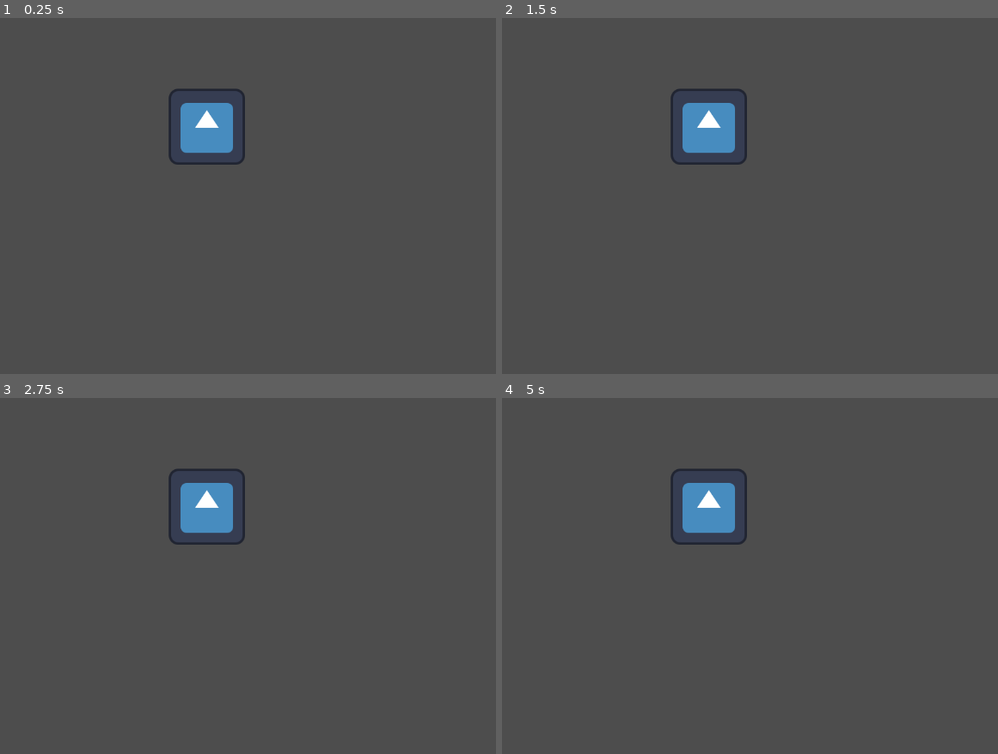
Above: before the commit, frames 1-4 (two rows, left to right).
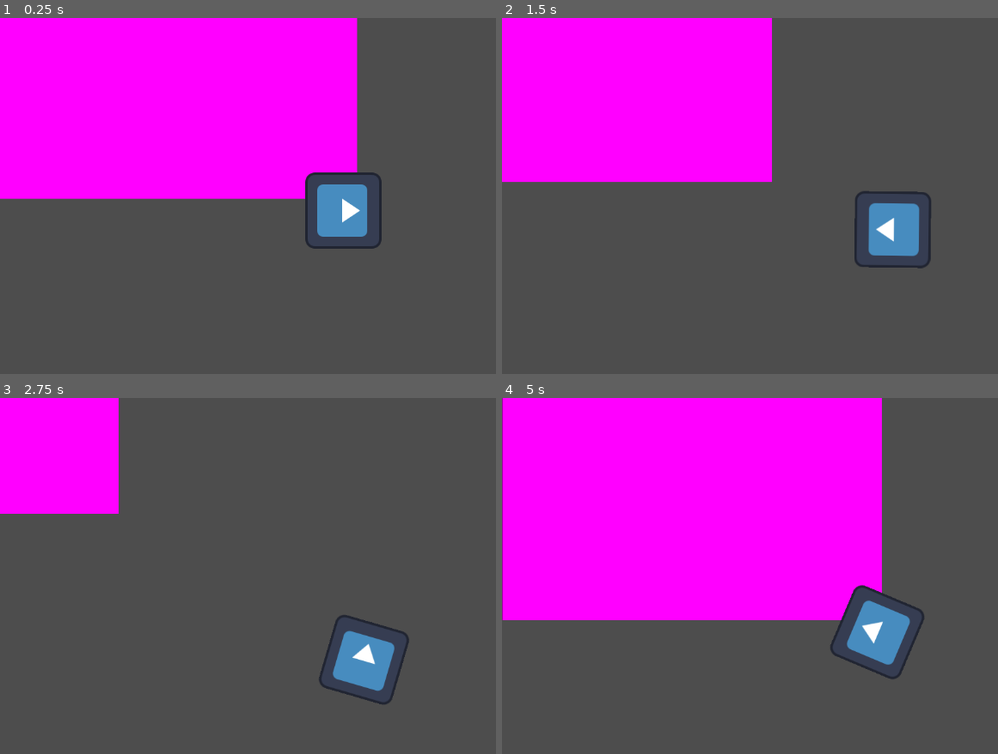
Above: after the commit, the same moments.

Repository: RGonzalezTech/MiniJam183_4Colors
Game: Godot game, scene res://scenes/main.tscn
Same seed, same stepped clock (60 frames per second), same inputs: the game is played once before the commit and once after it. The engine's default icon, where the game draws it, is replaced by a stand-in: a white triangle on a blue panel in a dark square.
Inputs (mouse positions are in pixels of both pictures, inside the frame that each line leads up to):
- Up to frame 1 (0.25 s): no input
- Up to frame 2 (1.5 s): tap Enter at 0.5 s; move the mouse to (997, 192) at 0.52 s; hold Right (move_right, bound only after the commit) 0.53-1.28 s; move the mouse to (710, 231) at 1.27 s; hold Down (move_down, bound only after the commit) from 1.28 s (still down)
- Up to frame 3 (2.75 s): move the mouse to (411, 504) at 2.02 s; release Down (move_down, bound only after the commit) at 2.03 s; hold Right (move_right, bound only after the commit) from 2.03 s (still down)
- Up to frame 4 (5 s): move the mouse to (809, 668) at 2.77 s; release Right (move_right, bound only after the commit) at 2.78 s; hold Up (move_up, bound only after the commit) 2.78-3.53 s; move the mouse to (outside the picture) at 3.52 s; hold A (move_left, bound only after the commit) from 3.53 s (still down); move the mouse to (640, 533) at 4.27 s

The runs differ from the first frame. In frame 1, 38% of the frame differs, in the area x 0-77%, y 0-65%; in frame 2, 27%; in frame 3, 12%; in frame 4, 49%, in the area x 0-86%, y 0-80%.

Commit message:
Add Basic Player Controller

Diff:
--- /dev/null
+++ b/player/player.gd
@@ -0,0 +1,29 @@
+extends CharacterBody2D
+
+## Tweak the player's speed
+@export var speed: float = 300.0
+
+func _physics_process(delta: float) -> void:
+	# --- Movement Handling ---
+
+	# Get input direction vector based on pre-defined actions.
+	var input_direction: Vector2 = Input.get_vector("move_left", "move_right", "move_up", "move_down")
+
+	# Calculate the desired velocity.
+	velocity = input_direction * speed
+
+	# --- Apply Movement ---
+	# This is the core function for CharacterBody2D movement.
+	# It moves the body based on its 'velocity', handles collisions,
+	# and slides along obstacles.
+	move_and_slide()
+
+	# --- Rotation Handling (Look at Mouse) ---
+
+	# Get the direction vector from the player's current position to the global mouse position.
+	var direction_to_mouse: Vector2 = get_global_mouse_position() - global_position
+
+	# Set the character's rotation angle (in radians) to face the mouse cursor.
+	# ADD '+ PI / 2.0' TO CORRECT THE OFFSET.
+	# PI / 2.0 is equivalent to 90 degrees in radians.
+	rotation = direction_to_mouse.angle() + PI / 2.0
--- /dev/null
+++ b/player/player.tscn
@@ -0,0 +1,23 @@
+[gd_scene load_steps=5 format=3 uid="uid://sn3pth5oltqy"]
+
+[ext_resource type="Texture2D" uid="uid://c7d6lvpgodu7h" path="res://icon.svg" id="1_oul6g"]
+[ext_resource type="Script" uid="uid://eb3x3sii30jx" path="res://player/player.gd" id="1_rkbax"]
+[ext_resource type="Script" uid="uid://bhv150agyksov" path="res://player/player_camera.gd" id="3_g1dw6"]
+
+[sub_resource type="RectangleShape2D" id="RectangleShape2D_oul6g"]
+size = Vector2(120, 120)
+
+[node name="Player" type="CharacterBody2D"]
+script = ExtResource("1_rkbax")
+
+[node name="PlayerSprite" type="Sprite2D" parent="."]
+texture = ExtResource("1_oul6g")
+
+[node name="Collider" type="CollisionShape2D" parent="."]
+shape = SubResource("RectangleShape2D_oul6g")
+
+[node name="PlayerCamera" type="Camera2D" parent="."]
+position_smoothing_enabled = true
+position_smoothing_speed = 3.0
+script = ExtResource("3_g1dw6")
+max_offset_distance = 250.0
--- /dev/null
+++ b/player/player_camera.gd
@@ -0,0 +1,53 @@
+extends Camera2D
+
+## The maximum distance the camera will shift from the center (player position).
+## Adjust this value in the Inspector to control the intensity of the effect.
+@export var max_offset_distance: float = 100.0
+
+## How quickly the camera moves to its target offset. Higher values are faster.
+## Using values around 5.0 gives a nice smooth feel.
+## A value <= 0 means instant snapping (or potentiawdwdddl issues with exp smoothing).
+@export var smoothing_factor: float = 5.0
+
+# We store the target offset to smoothly interpolate towards it.
+var target_offset: Vector2 = Vector2.ZERO
+
+func _process(delta: float) -> void:
+	# Get the dimensions of the game window (viewport).
+	var viewport_rect: Rect2 = get_viewport_rect()
+	# Calculate the center of the viewport.
+	var viewport_center: Vector2 = viewport_rect.size / 2.0
+
+	# Get the current mouse position within the viewport.
+	var mouse_pos: Vector2 = get_viewport().get_mouse_position()
+
+	# Calculate the vector pointing from the center of the screen to the mouse cursor.
+	var direction_from_center: Vector2 = mouse_pos - viewport_center
+
+	# Calculate the normalized offset relative to the viewport size.
+	# This gives a vector where components range from -1 to 1 approx,
+	# representing the mouse position relative to the center.
+	# For example, top-left corner is roughly (-1, -1), bottom-right is (1, 1).
+	var normalized_direction: Vector2 = Vector2(
+		direction_from_center.x / viewport_center.x,
+		direction_from_center.y / viewport_center.y
+	)
+
+	# Clamp the normalized direction vector length to 1 to handle cases
+	# where the mouse might go outside the window bounds slightly or if
+	# aspect ratio makes one dimension relatively smaller.
+	# This ensures the offset doesn't exceed max_offset_distance magnitude.
+	normalized_direction = normalized_direction.limit_length(1.0)
+
+	# Calculate the target offset by scaling the normalized direction
+	# by the maximum desired distance.
+	target_offset = normalized_direction * max_offset_distance
+
+	# Smoothly interpolate the camera's current offset towards the target offset.
+	# Using exp(-smoothing_factor * delta) provides frame-rate independent smoothing.
+	if smoothing_factor > 0:
+		# Apply exponential smoothing
+		offset = offset.lerp(target_offset, 1.0 - exp(-smoothing_factor * delta))
+	else:
+		# Snap instantly to the target offset if smoothing is disabled
+		offset = target_offset
--- a/project.godot
+++ b/project.godot
@@ -15,6 +15,33 @@
 config/features=PackedStringArray("4.4", "GL Compatibility")
 config/icon="res://icon.svg"
 
+[input]
+
+move_left={
+"deadzone": 0.2,
+"events": [Object(InputEventKey,"resource_local_to_scene":false,"resource_name":"","device":-1,"window_id":0,"alt_pressed":false,"shift_pressed":false,"ctrl_pressed":false,"meta_pressed":false,"pressed":false,"keycode":0,"physical_keycode":65,"key_label":0,"unicode":97,"location":0,"echo":false,"script":null)
+, Object(InputEventKey,"resource_local_to_scene":false,"resource_name":"","device":-1,"window_id":0,"alt_pressed":false,"shift_pressed":false,"ctrl_pressed":false,"meta_pressed":false,"pressed":false,"keycode":0,"physical_keycode":4194319,"key_label":0,"unicode":0,"location":0,"echo":false,"script":null)
+]
+}
+move_right={
+"deadzone": 0.2,
+"events": [Object(InputEventKey,"resource_local_to_scene":false,"resource_name":"","device":-1,"window_id":0,"alt_pressed":false,"shift_pressed":false,"ctrl_pressed":false,"meta_pressed":false,"pressed":false,"keycode":0,"physical_keycode":4194321,"key_label":0,"unicode":0,"location":0,"echo":false,"script":null)
+, Object(InputEventKey,"resource_local_to_scene":false,"resource_name":"","device":-1,"window_id":0,"alt_pressed":false,"shift_pressed":false,"ctrl_pressed":false,"meta_pressed":false,"pressed":false,"keycode":0,"physical_keycode":68,"key_label":0,"unicode":100,"location":0,"echo":false,"script":null)
+]
+}
+move_up={
+"deadzone": 0.2,
+"events": [Object(InputEventKey,"resource_local_to_scene":false,"resource_name":"","device":-1,"window_id":0,"alt_pressed":false,"shift_pressed":false,"ctrl_pressed":false,"meta_pressed":false,"pressed":false,"keycode":0,"physical_keycode":4194320,"key_label":0,"unicode":0,"location":0,"echo":false,"script":null)
+, Object(InputEventKey,"resource_local_to_scene":false,"resource_name":"","device":-1,"window_id":0,"alt_pressed":false,"shift_pressed":false,"ctrl_pressed":false,"meta_pressed":false,"pressed":false,"keycode":0,"physical_keycode":87,"key_label":0,"unicode":119,"location":0,"echo":false,"script":null)
+]
+}
+move_down={
+"deadzone": 0.2,
+"events": [Object(InputEventKey,"resource_local_to_scene":false,"resource_name":"","device":-1,"window_id":0,"alt_pressed":false,"shift_pressed":false,"ctrl_pressed":false,"meta_pressed":false,"pressed":false,"keycode":0,"physical_keycode":4194322,"key_label":0,"unicode":0,"location":0,"echo":false,"script":null)
+, Object(InputEventKey,"resource_local_to_scene":false,"resource_name":"","device":-1,"window_id":0,"alt_pressed":false,"shift_pressed":false,"ctrl_pressed":false,"meta_pressed":false,"pressed":false,"keycode":0,"physical_keycode":83,"key_label":0,"unicode":115,"location":0,"echo":false,"script":null)
+]
+}
+
 [rendering]
 
 renderer/rendering_method="gl_compatibility"
--- a/scenes/main.tscn
+++ b/scenes/main.tscn
@@ -1,9 +1,15 @@
-[gd_scene load_steps=2 format=3 uid="uid://dhppyisnm8t8c"]
+[gd_scene load_steps=3 format=3 uid="uid://dhppyisnm8t8c"]
 
-[ext_resource type="Texture2D" uid="uid://c7d6lvpgodu7h" path="res://icon.svg" id="1_o5qli"]
+[ext_resource type="PackedScene" uid="uid://sn3pth5oltqy" path="res://player/player.tscn" id="1_o5qli"]
+
+[sub_resource type="PlaceholderTexture2D" id="PlaceholderTexture2D_sgp6g"]
+size = Vector2(640, 480)
 
 [node name="Main" type="Node2D"]
 
-[node name="Sprite" type="Sprite2D" parent="."]
-position = Vector2(347, 183)
-texture = ExtResource("1_o5qli")
+[node name="Sprite2D" type="Sprite2D" parent="."]
+position = Vector2(520, 297)
+texture = SubResource("PlaceholderTexture2D_sgp6g")
+
+[node name="Player" parent="." instance=ExtResource("1_o5qli")]
+position = Vector2(817, 557)
Not shown, added: player/player.gd.uid
Not shown, added: player/player_camera.gd.uid
